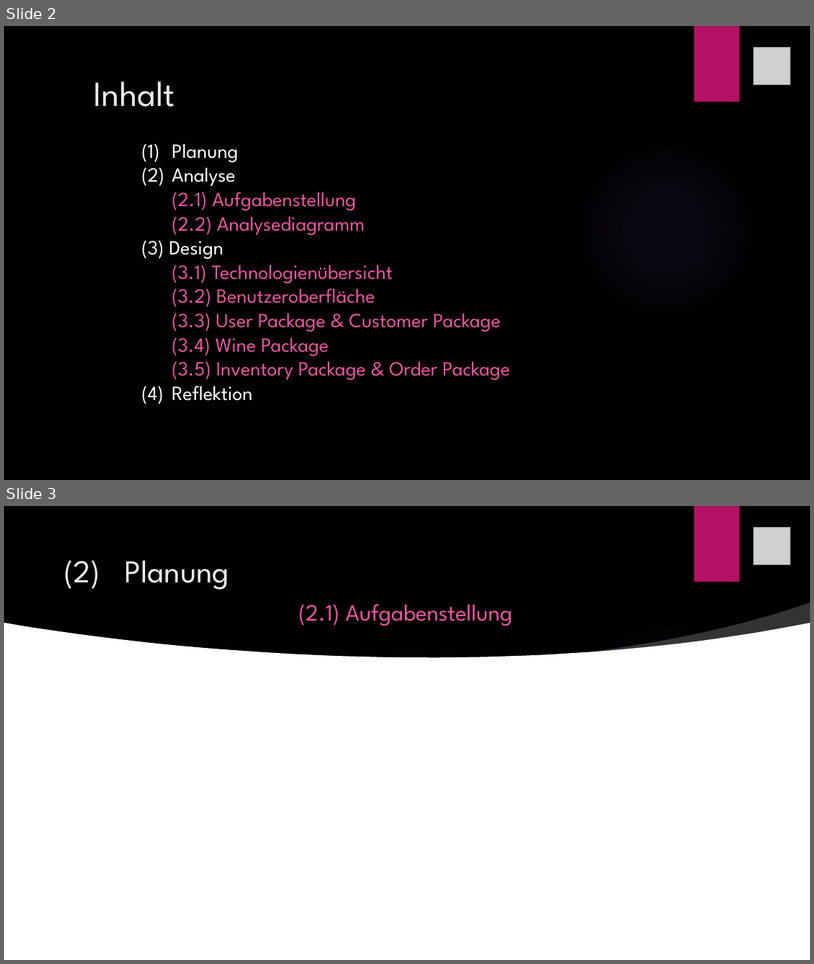
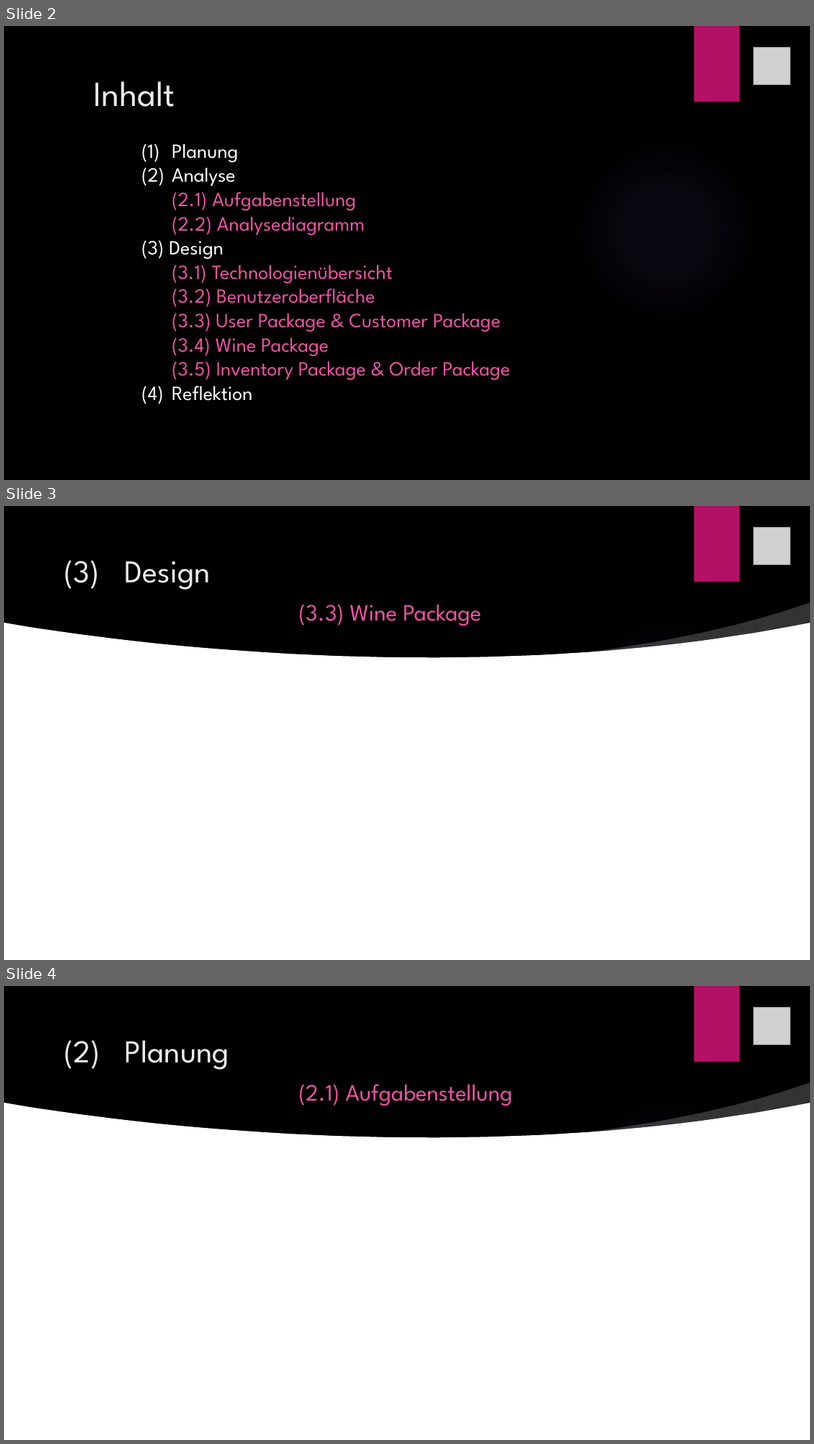
Before and after one commit to hejo221/swt20w37, a slide deck: LaBouteillePräsentation/LaBouteille.pptx. Shown one above the other, each under a label of ours: slides 2 and 3 before the commit, slides 2, 3 and 4 after it. The pictures are 814x964 and 814x1444 pixels, drawn with LibreOffice and Linux fonts; fonts in the diff are those of the drawing; grey boxes stand for pictures; background and template pictures are left out. Boxes give left, top, right and bottom in pixels: in the first picture for what was removed or moved away, otherwise in the second. Text is boxed around its words. In the diff, an @@ line names an element or a change of style, - is before the commit and + after.

```diff
--- a/LaBouteillePräsentation/LaBouteille.pptx
+++ b/LaBouteillePräsentation/LaBouteille.pptx
@@ slide 3 added at (4,506,810,960), background picture (left out); not listed: 2 template elements that a slide beside it also shows @@
@@ picture added at (754,527,791,564) @@
@@ title added at (64,560,481,626), 27.9 pt, text #EF53A5 @@
+(3) Design
+(3.3) Wine Package
@@ freeform shape added at (581,602,810,657), fill #FFFFFF at 20% opacity @@
@@ freeform shape added at (4,623,810,808), fill #FFFFFF @@
@@ rectangle added at (4,765,810,960), fill #FFFFFF @@
@@ what was slide 3 is now slide 4 @@
```
Also in this commit, not shown: 2 other files.
